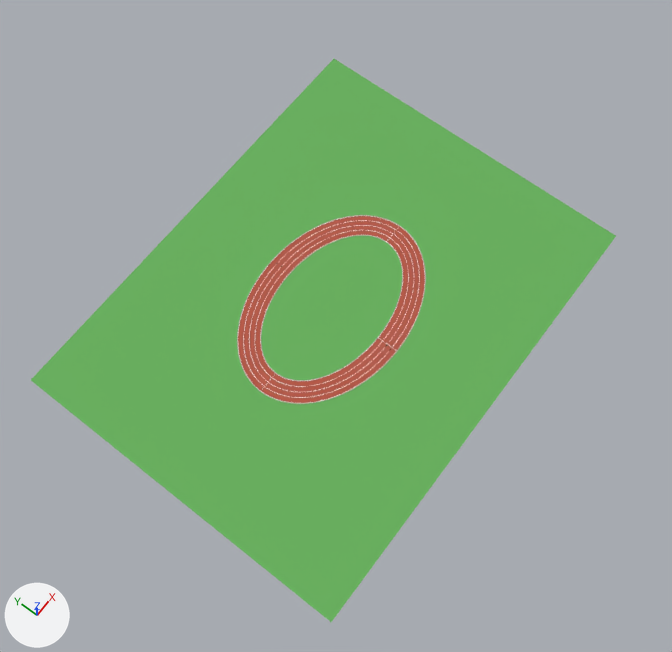
The Blender file assets/blender/overview/ov-track.blend as it was, and as the next commit left it.
The view is the same before and after, from a camera (50 mm lens) standing at (-184.0, -106.0, 302.0) and looking at (-84.0, -29.0, -5.0). Arrows for +X, +Y and +Z are at lower left; the lights stay in place. The picture after the commit comes second.

The first picture shows 'Ground_PreviewOnly', 'track_curb_inner', 'track_curb_outer', 'track_edge_line_inner', 'track_edge_line_outer', 'track_lane_line_1', 'track_lane_line_2', 'track_lane_line_3', 'track_ring'.
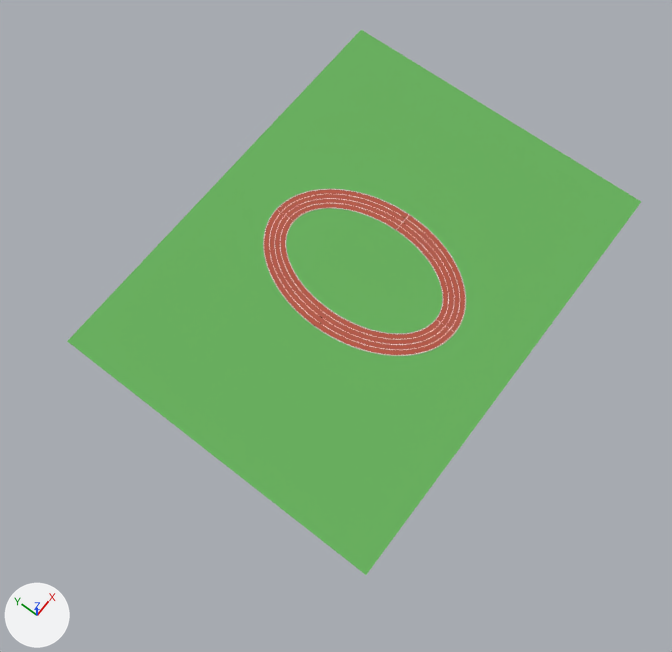
Not visible in the pictures: 'track_bend_mark_E1', 'track_bend_mark_E2', 'track_bend_mark_E4', 'track_bend_mark_W2', 'track_bend_mark_W3', 'track_bend_mark_N1', 'track_bend_mark_N3', 'track_bend_mark_N4', 'track_bend_mark_S1', 'track_bend_mark_S2', 'track_bend_mark_S4'.

Changed parts and their boxes (x1, y1, x2, y2) in the pictures (672 x 652 px; the box of a moved part takes in the faces that stretch with it):
'Ground_PreviewOnly', moved: before (31, 59, 616, 622); after (67, 30, 641, 575)
'track_lane_line_3', moved, rescaled (8% wider, 12% shorter): before (243, 220, 420, 398); after (269, 194, 460, 350)
'track_lane_line_2', moved, rescaled (8% wider, 12% shorter): before (249, 225, 414, 392); after (275, 198, 454, 345)
'track_edge_line_outer', moved, rescaled (7% wider, 11% shorter): before (238, 216, 425, 403); after (264, 189, 465, 355)
'track_edge_line_inner', moved, rescaled (10% wider, 14% shorter): before (260, 235, 403, 381); after (285, 208, 443, 334)
part 2 of me_track_lane_line_1_mesh, moved or reshaped: before (255, 230, 409, 387); after (280, 203, 449, 340)
part 7 of me_track_curb_outer_mesh, moved or reshaped: before (237, 215, 426, 404); after (263, 189, 466, 356)
part 8 of me_track_curb_inner_mesh, moved or reshaped: before (260, 235, 403, 381); after (286, 208, 443, 334)

The change, as a list of edits to the scene's bpy script:
```text
Change me_track_ring_mesh:
    remove me_track_ring_mesh.from_pydata(...)  # 512 vertices, 512 faces; spans x -120.0..-40.0, y -53.0..3.0, z 0.0..0.1
    add me_track_ring_mesh.from_pydata(...)  # 512 vertices, 512 faces; spans x -90.0..-34.0, y -65.0..15.0, z 0.0..0.1
    me_track_ring_mesh part 1: 512 of 512 vertices moved; they spanned x -120.0..-40.0, y -53.0..3.0, z 0.0..0.1 and now span x -90.0..-34.0, y -65.0..15.0, z 0.0..0.1; mean shift (18.0, 0.0, 0.0)
Change me_track_lane_line_1_mesh:
    remove me_track_lane_line_1_mesh.from_pydata(...)  # 512 vertices, 512 faces; spans x -114.1..-45.9, y -47.1..-2.9, z 0.1
    add me_track_lane_line_1_mesh.from_pydata(...)  # 512 vertices, 512 faces; spans x -84.1..-39.9, y -59.1..9.1, z 0.1
    me_track_lane_line_1_mesh part 2: the whole mesh is multiplied about its middle by the matrix ((0.647, 0.0, 0.0), (0.0, 1.545, 0.0), (0.0, 0.0, 1.0)), then moved by (18.0, 0.0, 0.0)
Change me_track_lane_line_2_mesh:
    remove me_track_lane_line_2_mesh.from_pydata(...)  # 512 vertices, 512 faces; spans x -116.1..-43.9, y -49.1..-0.9, z 0.1
    add me_track_lane_line_2_mesh.from_pydata(...)  # 512 vertices, 512 faces; spans x -86.1..-37.9, y -61.1..11.1, z 0.1
    me_track_lane_line_2_mesh part 3: the whole mesh is scaled about its middle by (0.667, 1.5, 1), then moved by (18.0, 0.0, 0.0)
Change me_track_lane_line_3_mesh:
    remove me_track_lane_line_3_mesh.from_pydata(...)  # 512 vertices, 512 faces; spans x -118.1..-41.9, y -51.1..1.1, z 0.1
    add me_track_lane_line_3_mesh.from_pydata(...)  # 512 vertices, 512 faces; spans x -88.1..-35.9, y -63.1..13.1, z 0.1
    me_track_lane_line_3_mesh part 4: the whole mesh is scaled about its middle by (0.684, 1.46, 1), then moved by (18.0, 0.0, 0.0)
Change me_track_edge_line_outer_mesh:
    remove me_track_edge_line_outer_mesh.from_pydata(...)  # 512 vertices, 512 faces; spans x -120.1..-39.9, y -53.1..3.1, z 0.1
    add me_track_edge_line_outer_mesh.from_pydata(...)  # 512 vertices, 512 faces; spans x -90.1..-33.9, y -65.1..15.1, z 0.1
    me_track_edge_line_outer_mesh part 5: the whole mesh is scaled about its middle by (0.7, 1.43, 1), then moved by (18.0, 0.0, 0.0)
Change me_track_edge_line_inner_mesh:
    remove me_track_edge_line_inner_mesh.from_pydata(...)  # 512 vertices, 512 faces; spans x -112.1..-47.9, y -45.1..-4.9, z 0.1
    add me_track_edge_line_inner_mesh.from_pydata(...)  # 512 vertices, 512 faces; spans x -82.1..-41.9, y -57.1..7.1, z 0.1
    me_track_edge_line_inner_mesh part 6: the whole mesh is scaled about its middle by (0.625, 1.6, 1), then moved by (18.0, 0.0, 0.0)
Change me_track_curb_outer_mesh:
    remove me_track_curb_outer_mesh.from_pydata(...)  # 512 vertices, 512 faces; spans x -120.3..-39.7, y -53.3..3.3, z 0.0..0.2
    add me_track_curb_outer_mesh.from_pydata(...)  # 512 vertices, 512 faces; spans x -90.3..-33.7, y -65.3..15.3, z 0.0..0.2
    me_track_curb_outer_mesh part 7: the whole mesh is multiplied about its middle by the matrix ((0.701, 0.0, 0.0), (0.0, 1.426, 0.0), (0.0, 0.0, 1.0)), then moved by (18.0, 0.0, 0.0)
Change me_track_curb_inner_mesh:
    remove me_track_curb_inner_mesh.from_pydata(...)  # 512 vertices, 512 faces; spans x -112.0..-48.0, y -45.0..-5.0, z 0.0..0.2
    add me_track_curb_inner_mesh.from_pydata(...)  # 512 vertices, 512 faces; spans x -82.0..-42.0, y -57.0..7.0, z 0.0..0.2
    me_track_curb_inner_mesh part 8: the whole mesh is multiplied about its middle by the matrix ((0.623, 0.0, 0.0), (0.0, 1.604, 0.0), (0.0, 0.0, 1.0)), then moved by (18.0, 0.0, 0.0)
Change ob_track_start_line:
    ob_track_start_line.location: (-80.0, -49.0, 0.1) -> (-38.0, -25.0, 0.1)
Remove ob_track_bend_mark_e1:
    ob_track_bend_mark_e1 = bpy.data.objects.new('track_bend_mark_E1', me_cube_002)
Remove ob_track_bend_mark_e2:
    ob_track_bend_mark_e2 = bpy.data.objects.new('track_bend_mark_E2', me_cube_003)
Remove ob_track_bend_mark_e4:
    ob_track_bend_mark_e4 = bpy.data.objects.new('track_bend_mark_E4', me_cube_005)
Remove ob_track_bend_mark_w2:
    ob_track_bend_mark_w2 = bpy.data.objects.new('track_bend_mark_W2', me_cube_007)
Remove ob_track_bend_mark_w3:
    ob_track_bend_mark_w3 = bpy.data.objects.new('track_bend_mark_W3', me_cube_008)
Change ob_ground_previewonly:
    ob_ground_previewonly.location: (-80.0, -25.0, 0.0) -> (-62.0, -25.0, 0.0)
Add ob_track_bend_mark_s4:
    ob_track_bend_mark_s4 = bpy.data.objects.new('track_bend_mark_S4', me_cube_009_1)  # a box spanning x -0.06..0.06, y -0.5..0.5, z -0.01..0.01
    ob_track_bend_mark_s4.location = (-62.0, -64.0, 0.1)
Add ob_track_bend_mark_s2:
    ob_track_bend_mark_s2 = bpy.data.objects.new('track_bend_mark_S2', me_cube_007_1)  # a box spanning x -0.06..0.06, y -0.5..0.5, z -0.01..0.01
    ob_track_bend_mark_s2.location = (-62.0, -60.0, 0.1)
Add ob_track_bend_mark_s1:
    ob_track_bend_mark_s1 = bpy.data.objects.new('track_bend_mark_S1', me_cube_006_1)  # a box spanning x -0.06..0.06, y -0.5..0.5, z -0.01..0.01
    ob_track_bend_mark_s1.location = (-62.0, -58.0, 0.1)
Add ob_track_bend_mark_n4:
    ob_track_bend_mark_n4 = bpy.data.objects.new('track_bend_mark_N4', me_cube_005_1)  # a box spanning x -0.06..0.06, y -0.5..0.5, z -0.01..0.01
    ob_track_bend_mark_n4.location = (-62.0, 14.0, 0.1)
Add ob_track_bend_mark_n3:
    ob_track_bend_mark_n3 = bpy.data.objects.new('track_bend_mark_N3', me_cube_004_1)  # a box spanning x -0.06..0.06, y -0.5..0.5, z -0.01..0.01
    ob_track_bend_mark_n3.location = (-62.0, 12.0, 0.1)
Add ob_track_bend_mark_n1:
    ob_track_bend_mark_n1 = bpy.data.objects.new('track_bend_mark_N1', me_cube_002_1)  # a box spanning x -0.06..0.06, y -0.5..0.5, z -0.01..0.01
    ob_track_bend_mark_n1.location = (-62.0, 8.0, 0.1)
```
